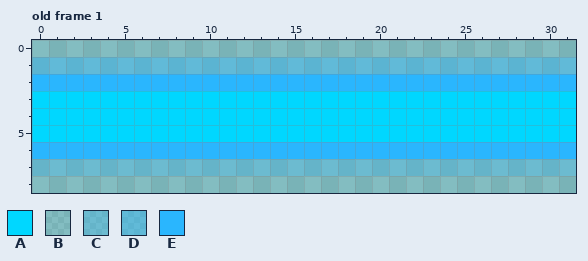
One commit to this pixel-art file: art/sprites/botbeam.aseprite. That is the earlier state.
32x9 pixels, 1 frame. Shown: old frame 1. The commit also changed other frames, which this record leaves out.
Palette (. is transparent): A #00d7ff  B #2ab6fe2c  C #2ab6fe62  D #2ab6fe7d  E #2ab6fe
Pixels before, old frame 1, first column x 0:
0 BBBBBBBBBBBBBBBBBBBBBBBBBBBBBBBB
1 DDDDDDDDDDDDDDDDDDDDDDDDDDDDDDDD
2 EEEEEEEEEEEEEEEEEEEEEEEEEEEEEEEE
3 AAAAAAAAAAAAAAAAAAAAAAAAAAAAAAAA
4 AAAAAAAAAAAAAAAAAAAAAAAAAAAAAAAA
5 AAAAAAAAAAAAAAAAAAAAAAAAAAAAAAAA
6 EEEEEEEEEEEEEEEEEEEEEEEEEEEEEEEE
7 CCCCCCCCCCCCCCCCCCCCCCCCCCCCCCCC
8 BBBBBBBBBBBBBBBBBBBBBBBBBBBBBBBB
And afterwards:
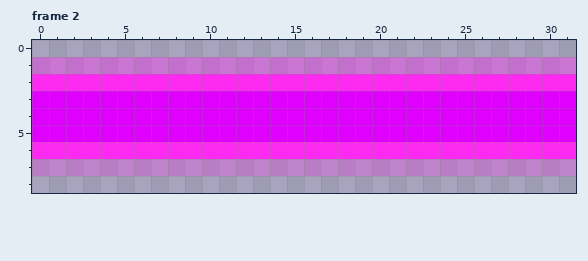
A new or re-ordered frame is compared with the old frame closest to it.
Change:
frames 1 -> 3
colour A: #00d7ff -> #df00ff
colour B: #2ab6fe2c -> #fe2af22c
colour C: #2ab6fe62 -> #fe2af262
colour D: #2ab6fe7d -> #fe2af27d
colour E: #2ab6fe -> #fe2af2
Pixel boxes of the changes (left, top, right, bottom) in both pictures:
changed: (32, 40, 576, 193)
